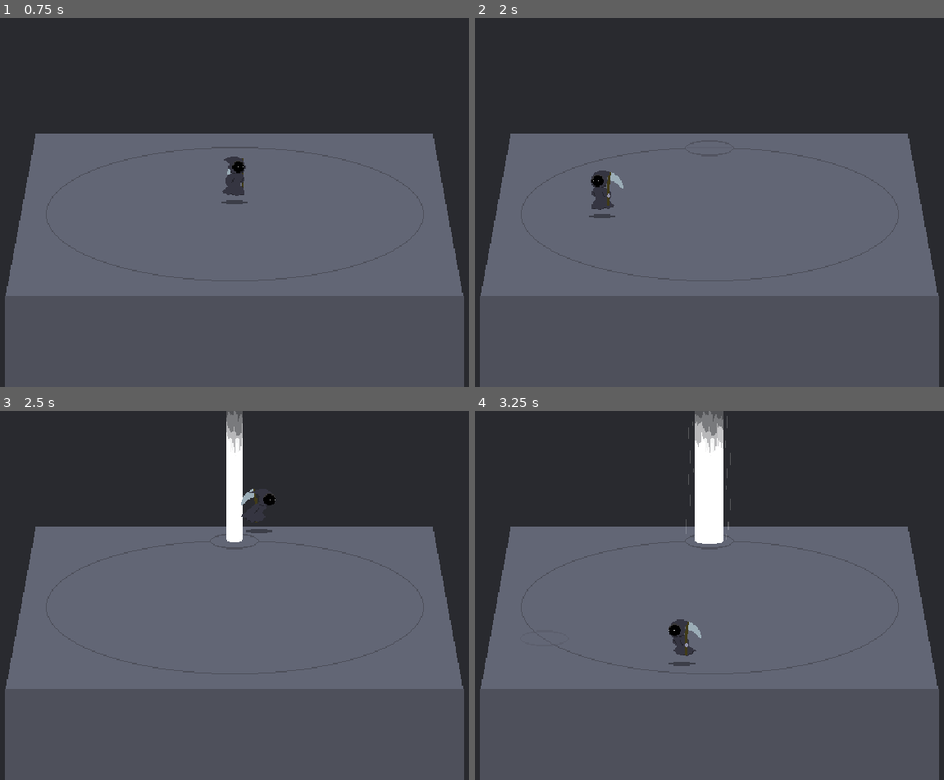
Above: before the commit, frames 1-4 (two rows, left to right).
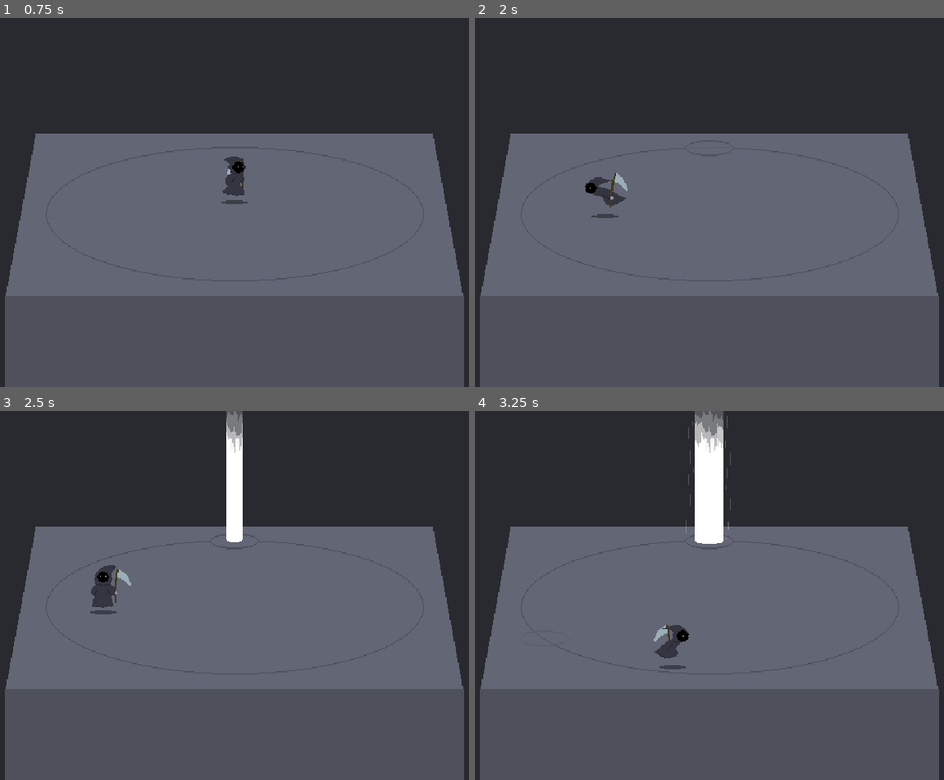
Above: after the commit, the same moments.

Repository: anthonny/ld55-no-summoning-anymore
Game: Godot game, scene res://scenes/game/game.tscn
Same seed, same stepped clock (60 frames per second), same inputs: the game is played once before the commit and once after it.
Inputs (mouse positions are in pixels of both pictures, inside the frame that each line leads up to):
- Up to frame 1 (0.75 s): move the mouse to (379, 184) at 0.52 s; click (379, 184) at 0.6 s
- Up to frame 2 (2 s): tap Space (jump) at 0.77, 0.8, 1.07, 1.35, 1.52, 1.82 s; move the mouse to (578, 220) at 1.27 s; click (578, 220) at 1.55 s
- Up to frame 3 (2.5 s): move the mouse to (300, 514) at 2.02 s; click (300, 514) at 2.1 s; tap Space (jump) at 2.3 s
- Up to frame 4 (3.25 s): move the mouse to (676, 669) at 2.77 s; click (676, 669) at 2.85 s; tap Space (jump) at 3.02 s

Frame 1 is identical in both runs. In frame 2, 0.5% of the frame differs, in the area x 23-33%, y 41-55%; in frame 3, 0.8%, in the area x 19-59%, y 21-56%; in frame 4, 0.7%.

Commit message:
rework state machine on player

Diff:
--- a/dont-summon-me/scenes/player/player.gd
+++ b/dont-summon-me/scenes/player/player.gd
@@ -1,16 +1,13 @@
 extends Area2D
 
-enum STATES {STANDING, DASHING, JUMPING}
+enum STATES {STANDING, PREPARE_LEFT_DASHING, LEFT_DASHING, RECOVER_LEFT_DASHING,PREPARE_RIGHT_DASHING, RIGHT_DASHING, RECOVER_RIGHT_DASHING, JUMPING}
 enum ACTIONS {TICK, STAND, DASH, JUMP}
 
 @export var dash_speed: float = 1500.0
 @onready var animation_player = $AnimationPlayer
+@onready var sprite_2d = $Sprite2D
 
 var state = {}
-
-@onready var dash_timer = $DashTimer
-@onready var sprite_2d = $Sprite2D
-
 
 # Called when the node enters the scene tree for the first time.
 func _ready():
@@ -31,20 +28,61 @@
 	if (action != ACTIONS.TICK):
 		print("Action: %s, State: %s" % [str(ACTIONS.keys()[action]), str(STATES.keys()[state.player_state])])
 	match [action, state.player_state]:
-		[ACTIONS.STAND, STATES.DASHING]:
+		[ACTIONS.STAND, STATES.LEFT_DASHING]:
+			state.player_state = STATES.STANDING
+			return state
+		[ACTIONS.STAND, STATES.RIGHT_DASHING]:
 			state.player_state = STATES.STANDING
 			return state
 		[ACTIONS.DASH, STATES.STANDING]:
 			return handle_dash_action(state)
+		[ACTIONS.DASH, STATES.PREPARE_LEFT_DASHING]:
+			animation_player.play("left_dash")
+			state.player_state = STATES.LEFT_DASHING
+			state.current_direction = state.current_direction.normalized()
+			return state
+		[ACTIONS.DASH, STATES.PREPARE_RIGHT_DASHING]:
+			animation_player.play("right_dash")
+			state.player_state = STATES.RIGHT_DASHING
+			state.current_direction = state.current_direction.normalized()
+			return state
+		[ACTIONS.DASH, STATES.LEFT_DASHING]:
+			state.player_state = STATES.RECOVER_LEFT_DASHING
+			animation_player.play("recover_left_dash")
+			return state
+		[ACTIONS.DASH, STATES.RIGHT_DASHING]:
+			state.player_state = STATES.RECOVER_RIGHT_DASHING
+			animation_player.play("recover_right_dash")
+			return state
+		[ACTIONS.DASH, STATES.RECOVER_LEFT_DASHING]:
+			state.player_state = STATES.STANDING
+			animation_player.play("idle")
+			return state
+		[ACTIONS.DASH, STATES.RECOVER_RIGHT_DASHING]:
+			state.player_state = STATES.STANDING
+			animation_player.play("idle")
+			return state
 		[ACTIONS.JUMP, ..]:
 			return state
 			#return handle_dash_action(state)
-		[ACTIONS.TICK, STATES.DASHING]:
+		[ACTIONS.TICK, STATES.LEFT_DASHING]:
+			return handle_dashing(state)
+		[ACTIONS.TICK, STATES.RIGHT_DASHING]:
 			return handle_dashing(state)
 		[ACTIONS.TICK, STATES.STANDING]:
 			return handle_tick(state)
-		[ACTIONS.TICK, STATES.DASHING]:
+		[ACTIONS.TICK, STATES.LEFT_DASHING]:
 			return handle_tick(state)
+		[ACTIONS.TICK, STATES.RIGHT_DASHING]:
+			return handle_tick(state)
+		[ACTIONS.TICK, STATES.PREPARE_LEFT_DASHING]:
+			return state
+		[ACTIONS.TICK, STATES.PREPARE_RIGHT_DASHING]:
+			return state
+		[ACTIONS.TICK, STATES.RECOVER_LEFT_DASHING]:
+			return state
+		[ACTIONS.TICK, STATES.RECOVER_RIGHT_DASHING]:
+			return state
 		_:
 			print_debug("Unsupported transition", str(ACTIONS.keys()[action]), str(STATES.keys()[state.player_state]))
 			return state
@@ -65,6 +103,12 @@
 		position = new_position
 	else:
 		position = state.targeted_position
+		if (state.player_state == STATES.LEFT_DASHING):
+			state.player_state = STATES.RECOVER_LEFT_DASHING
+			animation_player.play("recover_left_dash")
+		elif (state.player_state == STATES.RIGHT_DASHING):
+			state.player_state = STATES.RECOVER_RIGHT_DASHING
+			animation_player.play("recover_right_dash")
 
 	return state
 
@@ -78,43 +122,21 @@
 		return state
 
 	if state.current_direction.x <= 0:
+		state.player_state = STATES.PREPARE_LEFT_DASHING
 		animation_player.play("prepare_left_dash")
 	else:
+		state.player_state = STATES.PREPARE_RIGHT_DASHING
 		animation_player.play("prepare_right_dash")
+
 	return state
 
-
-func handle_execute_dash_action(state):
-
-	print(state.current_direction.x)
-	if state.current_direction.x <= 0:
-		animation_player.play("left_dash")
-	else:
-		animation_player.play("right_dash")
-
-	state.player_state = STATES.DASHING
-	state.current_direction = state.current_direction.normalized()
-	dash_timer.start()
-	return state
-
-
-func _on_dash_timeout() -> void:
-	state = update(ACTIONS.STAND, state)
-	animation_player.play("idle")
 
 #func _on_area_entered(area):
 	#state = update(ACTIONS.STAND, state)
 
 
 func _on_animation_finished(anim_name):
-	match anim_name:
-		"prepare_left_dash":
-			handle_execute_dash_action(state)
-		"prepare_right_dash":
-			handle_execute_dash_action(state)
-		"left_dash":
-			animation_player.play("left_dash_recovery")
-		"right_dash":
-			animation_player.play("right_dash_recovery")
-		_:
-			return
+	if (anim_name.begins_with("prepare_")):
+		state = update(ACTIONS.DASH, state)
+	if (anim_name.begins_with("recover_")):
+		state = update(ACTIONS.DASH, state)
--- a/dont-summon-me/scenes/player/player.tscn
+++ b/dont-summon-me/scenes/player/player.tscn
@@ -6,6 +6,8 @@
 [ext_resource type="Texture2D" uid="uid://bytw23wpwoht5" path="res://assets/character/character-left_dash.png" id="4_lg7sf"]
 [ext_resource type="Texture2D" uid="uid://qp72xbvf2ivs" path="res://assets/character/character-left_dash_recovery.png" id="5_0vpgu"]
 [ext_resource type="Texture2D" uid="uid://f33b8o1mx2fp" path="res://assets/character/character-prepare_right_dash.png" id="6_6vsgq"]
+[ext_resource type="Texture2D" uid="uid://cjyv8fpfmp46v" path="res://assets/character/character-right_dash.png" id="7_r3wv2"]
+[ext_resource type="Texture2D" uid="uid://bb5rvtow2d2me" path="res://assets/character/character-right_dash_recovery.png" id="8_ujlim"]
 
 [sub_resource type="CapsuleShape2D" id="CapsuleShape2D_0yvef"]
 radius = 9.0
@@ -148,47 +150,6 @@
 "values": [0]
 }
 
-[sub_resource type="Animation" id="Animation_ueqhj"]
-resource_name = "left_dash_recovery"
-length = 0.13
-step = 0.04
-tracks/0/type = "value"
-tracks/0/imported = false
-tracks/0/enabled = true
-tracks/0/path = NodePath("Sprite2D:texture")
-tracks/0/interp = 1
-tracks/0/loop_wrap = true
-tracks/0/keys = {
-"times": PackedFloat32Array(0),
-"transitions": PackedFloat32Array(1),
-"update": 1,
-"values": [ExtResource("5_0vpgu")]
-}
-tracks/1/type = "value"
-tracks/1/imported = false
-tracks/1/enabled = true
-tracks/1/path = NodePath("Sprite2D:hframes")
-tracks/1/interp = 1
-tracks/1/loop_wrap = true
-tracks/1/keys = {
-"times": PackedFloat32Array(0),
-"transitions": PackedFloat32Array(1),
-"update": 1,
-"values": [4]
-}
-tracks/2/type = "value"
-tracks/2/imported = false
-tracks/2/enabled = true
-tracks/2/path = NodePath("Sprite2D:frame")
-tracks/2/interp = 1
-tracks/2/loop_wrap = true
-tracks/2/keys = {
-"times": PackedFloat32Array(0, 0.04, 0.08, 0.12),
-"transitions": PackedFloat32Array(1, 1, 1, 1),
-"update": 1,
-"values": [0, 1, 2, 3]
-}
-
 [sub_resource type="Animation" id="Animation_coipl"]
 resource_name = "prepare_right_dash"
 length = 0.25
@@ -225,6 +186,128 @@
 tracks/2/loop_wrap = true
 tracks/2/keys = {
 "times": PackedFloat32Array(0, 0.07, 0.14, 0.21),
+"transitions": PackedFloat32Array(1, 1, 1, 1),
+"update": 1,
+"values": [0, 1, 2, 3]
+}
+
+[sub_resource type="Animation" id="Animation_5n73e"]
+resource_name = "right_dash"
+length = 0.01
+tracks/0/type = "value"
+tracks/0/imported = false
+tracks/0/enabled = true
+tracks/0/path = NodePath("Sprite2D:texture")
+tracks/0/interp = 1
+tracks/0/loop_wrap = true
+tracks/0/keys = {
+"times": PackedFloat32Array(0),
+"transitions": PackedFloat32Array(1),
+"update": 1,
+"values": [ExtResource("7_r3wv2")]
+}
+tracks/1/type = "value"
+tracks/1/imported = false
+tracks/1/enabled = true
+tracks/1/path = NodePath("Sprite2D:hframes")
+tracks/1/interp = 1
+tracks/1/loop_wrap = true
+tracks/1/keys = {
+"times": PackedFloat32Array(0),
+"transitions": PackedFloat32Array(1),
+"update": 1,
+"values": [1]
+}
+tracks/2/type = "value"
+tracks/2/imported = false
+tracks/2/enabled = true
+tracks/2/path = NodePath("Sprite2D:frame")
+tracks/2/interp = 1
+tracks/2/loop_wrap = true
+tracks/2/keys = {
+"times": PackedFloat32Array(0),
+"transitions": PackedFloat32Array(1),
+"update": 1,
+"values": [0]
+}
+
+[sub_resource type="Animation" id="Animation_ueqhj"]
+resource_name = "recover_left_dash"
+length = 0.13
+step = 0.04
+tracks/0/type = "value"
+tracks/0/imported = false
+tracks/0/enabled = true
+tracks/0/path = NodePath("Sprite2D:texture")
+tracks/0/interp = 1
+tracks/0/loop_wrap = true
+tracks/0/keys = {
+"times": PackedFloat32Array(0),
+"transitions": PackedFloat32Array(1),
+"update": 1,
+"values": [ExtResource("5_0vpgu")]
+}
+tracks/1/type = "value"
+tracks/1/imported = false
+tracks/1/enabled = true
+tracks/1/path = NodePath("Sprite2D:hframes")
+tracks/1/interp = 1
+tracks/1/loop_wrap = true
+tracks/1/keys = {
+"times": PackedFloat32Array(0),
+"transitions": PackedFloat32Array(1),
+"update": 1,
+"values": [4]
+}
+tracks/2/type = "value"
+tracks/2/imported = false
+tracks/2/enabled = true
+tracks/2/path = NodePath("Sprite2D:frame")
+tracks/2/interp = 1
+tracks/2/loop_wrap = true
+tracks/2/keys = {
+"times": PackedFloat32Array(0, 0.04, 0.08, 0.12),
+"transitions": PackedFloat32Array(1, 1, 1, 1),
+"update": 1,
+"values": [0, 1, 2, 3]
+}
+
+[sub_resource type="Animation" id="Animation_nffoj"]
+resource_name = "recover_right_dash"
+length = 0.13
+step = 0.04
+tracks/0/type = "value"
+tracks/0/imported = false
+tracks/0/enabled = true
+tracks/0/path = NodePath("Sprite2D:texture")
+tracks/0/interp = 1
+tracks/0/loop_wrap = true
+tracks/0/keys = {
+"times": PackedFloat32Array(0),
+"transitions": PackedFloat32Array(1),
+"update": 1,
+"values": [ExtResource("8_ujlim")]
+}
+tracks/1/type = "value"
+tracks/1/imported = false
+tracks/1/enabled = true
+tracks/1/path = NodePath("Sprite2D:hframes")
+tracks/1/interp = 1
+tracks/1/loop_wrap = true
+tracks/1/keys = {
+"times": PackedFloat32Array(0),
+"transitions": PackedFloat32Array(1),
+"update": 1,
+"values": [4]
+}
+tracks/2/type = "value"
+tracks/2/imported = false
+tracks/2/enabled = true
+tracks/2/path = NodePath("Sprite2D:frame")
+tracks/2/interp = 1
+tracks/2/loop_wrap = true
+tracks/2/keys = {
+"times": PackedFloat32Array(0, 0.04, 0.08, 0.12),
 "transitions": PackedFloat32Array(1, 1, 1, 1),
 "update": 1,
 "values": [0, 1, 2, 3]
@@ -235,9 +318,11 @@
 "RESET": SubResource("Animation_ksm48"),
 "idle": SubResource("Animation_51foq"),
 "left_dash": SubResource("Animation_kftnv"),
-"left_dash_recovery": SubResource("Animation_ueqhj"),
 "prepare_left_dash": SubResource("Animation_8rvaj"),
-"prepare_right_dash": SubResource("Animation_coipl")
+"prepare_right_dash": SubResource("Animation_coipl"),
+"recover_left_dash": SubResource("Animation_ueqhj"),
+"recover_right_dash": SubResource("Animation_nffoj"),
+"right_dash": SubResource("Animation_5n73e")
 }
 
 [node name="Player" type="Area2D"]
@@ -246,18 +331,14 @@
 
 [node name="Sprite2D" type="Sprite2D" parent="."]
 position = Vector2(0, -40)
-texture = ExtResource("2_xuk56")
-hframes = 2
+texture = ExtResource("8_ujlim")
+hframes = 4
 
 [node name="CollisionShape2D" type="CollisionShape2D" parent="."]
 position = Vector2(0, -3)
 rotation = 1.5708
 shape = SubResource("CapsuleShape2D_0yvef")
 
-[node name="DashTimer" type="Timer" parent="."]
-wait_time = 0.25
-one_shot = true
-
 [node name="AnimationPlayer" type="AnimationPlayer" parent="."]
 libraries = {
 "": SubResource("AnimationLibrary_gd55j")
@@ -265,5 +346,4 @@
 autoplay = "idle"
 
 [connection signal="area_entered" from="." to="." method="_on_area_entered"]
-[connection signal="timeout" from="DashTimer" to="." method="_on_dash_timeout"]
 [connection signal="animation_finished" from="AnimationPlayer" to="." method="_on_animation_finished"]
--- a/dont-summon-me/scenes/point/point.gd
+++ b/dont-summon-me/scenes/point/point.gd
@@ -29,8 +29,8 @@
 	state = update(ACTIONS.TICK, state)
 
 func update(action: ACTIONS, state):
-	if (action != ACTIONS.TICK):
-		print("Action: %s, State: %s" % [str(ACTIONS.keys()[action]), str(STATES.keys()[state.point_state])])
+	#if (action != ACTIONS.TICK):
+		#print("Action: %s, State: %s" % [str(ACTIONS.keys()[action]), str(STATES.keys()[state.point_state])])
 	match [action, state.point_state]:
 		[ACTIONS.APPEARS, STATES.HIDDEN]:
 			state.point_state = STATES.APPEARING
Not shown: 1 places in dont-summon-me/scenes/player/player.tscn that only renumber resources
